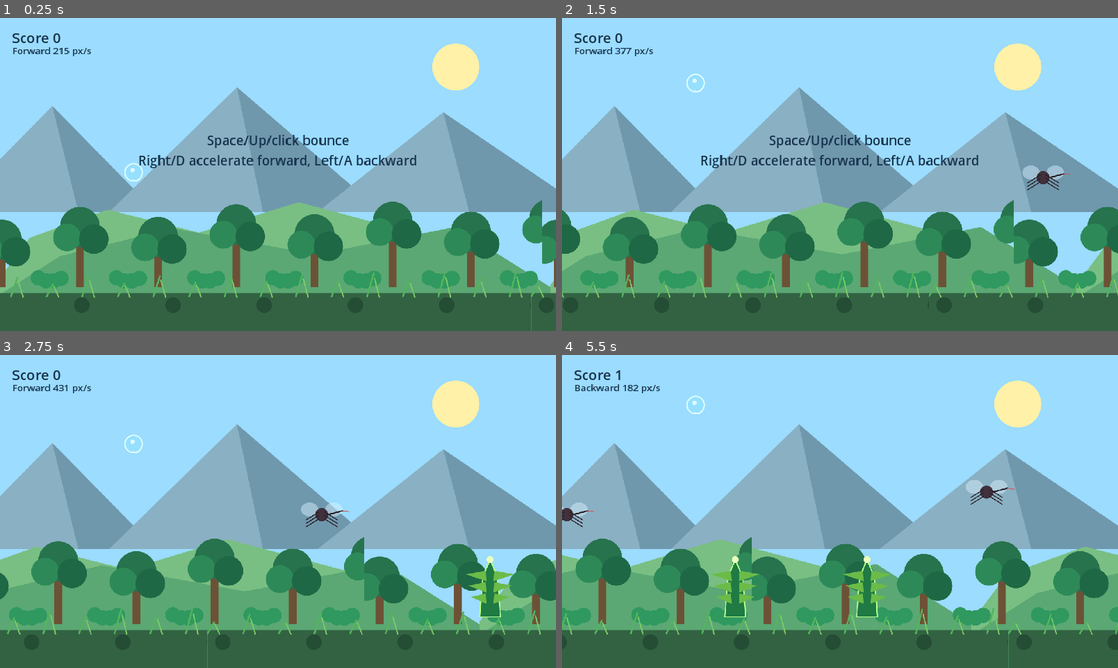
Above: before the commit, frames 1-4 (two rows, left to right).
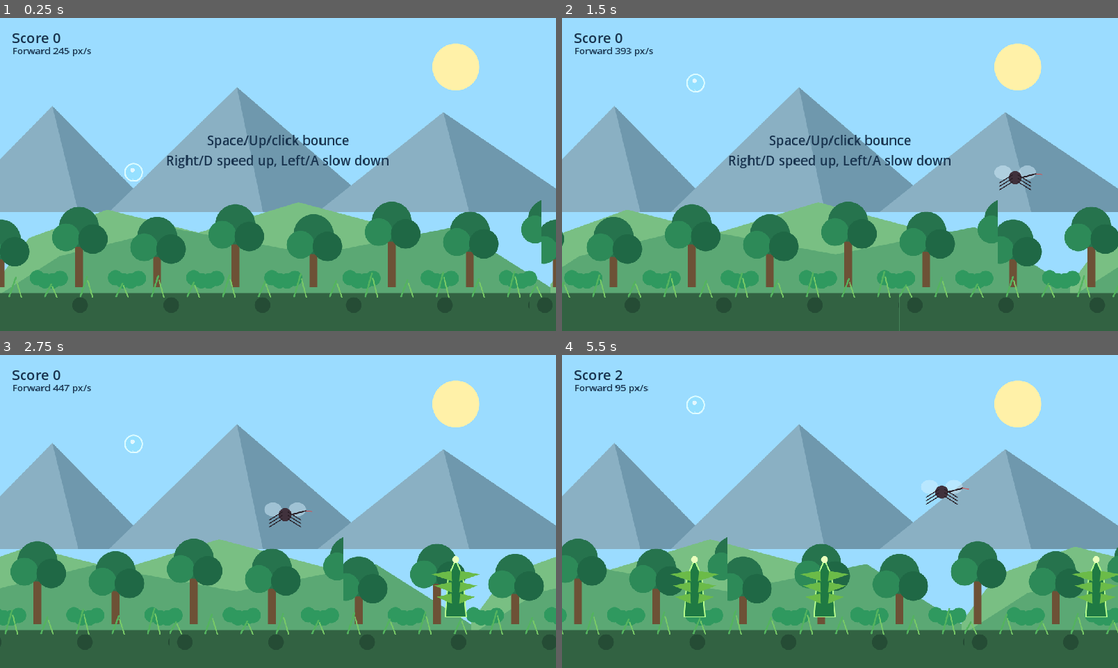
Above: after the commit, the same moments.

Repository: steinshuh/BubbleBriar
Game: Godot game, scene res://scenes/Main.tscn
Two runs of this game, one before a commit and one after it. Both use one fixed random seed, a clock stepped at 60 frames per second and the inputs below.
Inputs:
- Up to frame 1 (0.25 s): no input
- Up to frame 2 (1.5 s): tap Enter (ui_accept) at 0.5, 0.77, 1.07 s; hold Right 0.53-1.28 s; tap Space (bounce) at 0.6, 1.35 s; hold Left from 1.28 s (still down)
- Up to frame 3 (2.75 s): tap Enter (ui_accept) at 1.52, 1.82 s; release Left at 2.03 s; hold Right from 2.03 s (still down); tap Space (bounce) at 2.1 s
- Up to frame 4 (5.5 s): tap Space (bounce) every 0.75 s from 2.85 to 5.1 s; tap Enter (ui_accept) at 3.02, 3.32, 3.77, 4.07, 4.52, 4.82 s; release Right at 3.53 s; hold Left from 3.53 s (still down)

The runs differ from the first frame. In frame 1, 2.7% of the frame differs, in the area x 0-100%, y 9-100%; in frame 2, 14%; in frame 3, 16%; in frame 4, 18%, in the area x 0-100%, y 4-100%.

Commit message:
Make scroll rate adjustments temporary

Diff:
--- a/scripts/background_layer.gd
+++ b/scripts/background_layer.gd
@@ -20,7 +20,7 @@
 # It is computed from distance_feet instead of being entered directly.
 @export var speed_factor := 0.0
 # world_speed is the current scroll speed passed in by main.gd.
-# It can be positive for forward movement or negative for backward movement.
+# It stays positive, with Left/Right temporarily making it slower or faster.
 @export var world_speed := 0.0
 
 # viewport_size stores the current visible game area, used for drawing at the right size.
@@ -72,7 +72,7 @@
 
 # set_scroll_speed() lets main.gd change the current scrolling speed every frame.
 func set_scroll_speed(speed: float) -> void:
-	# Store the new speed. Positive scrolls the world left; negative scrolls it right.
+	# Store the new speed. Larger values scroll the world left faster.
 	world_speed = speed
 
 # _speed_factor_from_distance() converts notional feet into a parallax multiplier.
@@ -89,7 +89,7 @@
 	# A speed factor of 0.0 is the stationary sky/mountain layer, so it should not move.
 	if speed_factor > 0.0:
 		# Move the horizontal offset based on current speed, parallax factor, and frame time.
-		# fposmod() wraps both positive and negative scrolling into the 0..tile_width range.
+		# fposmod() wraps scrolling into the 0..tile_width range so the tiled image loops forever.
 		offset_x = fposmod(offset_x + world_speed * speed_factor * delta, tile_width)
 		# The offset changed, so the layer must be redrawn in its new position.
 		queue_redraw()
--- a/scripts/bubble.gd
+++ b/scripts/bubble.gd
@@ -81,7 +81,7 @@
 	velocity.y = min(velocity.y + GRAVITY * delta, MAX_FALL)
 	# Move the CharacterBody2D using Godot's built-in sliding movement.
 	move_and_slide()
-	# Keep the bubble's x coordinate constant; forward/backward input changes world scroll speed instead.
+	# Keep the bubble's x coordinate constant; Left/Right input changes only the world scroll rate.
 	position.x = fixed_x
 
 	# floor_y is the highest y position the bubble's bottom edge may touch.
--- a/scripts/main.gd
+++ b/scripts/main.gd
@@ -8,20 +8,20 @@
 const Bubble := preload("res://scripts/bubble.gd")
 const Obstacle := preload("res://scripts/obstacle.gd")
 
-# START_SCROLL_SPEED is the speed the game uses at the start of each run.
-# It matches the old fixed BASE_SPEED value so the game initially feels the same as before.
-const START_SCROLL_SPEED := 245.0
-# ACCELERATION is how quickly holding forward/backward changes the scroll speed.
-const ACCELERATION := 360.0
-# DRAG is how quickly the scroll speed eases back toward 0 when no horizontal key is held.
-const DRAG := 120.0
-# MAX_FORWARD_SPEED is the fastest forward scroll speed.
-const MAX_FORWARD_SPEED := 520.0
-# MAX_BACKWARD_SPEED is the fastest backward scroll speed.
-const MAX_BACKWARD_SPEED := -260.0
-# SPAWN_MIN is the shortest time, in seconds, between obstacle spawns at starting speed.
+# BASE_SCROLL_SPEED is the continual forward speed of the bubble through the world.
+# The bubble stays fixed on screen, so this speed is shown by scrolling the world left.
+const BASE_SCROLL_SPEED := 245.0
+# RATE_ADJUST_ACCEL is how quickly holding Left/Right changes the temporary speed adjustment.
+const RATE_ADJUST_ACCEL := 360.0
+# RATE_ADJUST_RETURN is how quickly the temporary adjustment eases back to 0 when no key is held.
+const RATE_ADJUST_RETURN := 220.0
+# MAX_SPEED_BONUS is the largest temporary speed increase above BASE_SCROLL_SPEED.
+const MAX_SPEED_BONUS := 220.0
+# MAX_SPEED_PENALTY is the largest temporary speed decrease below BASE_SCROLL_SPEED.
+const MAX_SPEED_PENALTY := -150.0
+# SPAWN_MIN is the shortest time, in seconds, between obstacle spawns at baseline speed.
 const SPAWN_MIN := 1.05
-# SPAWN_MAX is the longest time, in seconds, between obstacle spawns at starting speed.
+# SPAWN_MAX is the longest time, in seconds, between obstacle spawns at baseline speed.
 const SPAWN_MAX := 1.72
 
 # viewport_size stores the current window/game area size.
@@ -33,7 +33,10 @@
 var background_layers: Array[Node2D] = []
 # current_scroll_speed is the player's effective horizontal speed through the world.
 # The bubble's x position stays constant; this speed moves the world instead.
-var current_scroll_speed := START_SCROLL_SPEED
+var current_scroll_speed := BASE_SCROLL_SPEED
+# speed_adjustment is a temporary offset caused by holding Left/Right.
+# It returns to 0 when the player releases horizontal input.
+var speed_adjustment := 0.0
 # spawn_timer counts down every frame until it reaches zero and creates an obstacle.
 var spawn_timer := 0.0
 # score counts how many obstacles the bubble has successfully passed.
@@ -47,7 +50,7 @@
 
 # score_label is the UI text in the top-left corner.
 var score_label: Label
-# speed_label is the UI text that shows the current forward/backward scroll speed.
+# speed_label is the UI text that shows the current continual forward scroll speed.
 var speed_label: Label
 # prompt_label is the centered UI text for controls and game-over messages.
 var prompt_label: Label
@@ -82,18 +85,15 @@
 		# Stop here so no obstacles spawn and no score changes while the game is over.
 		return
 
-	# Read acceleration input and update the world scroll speed.
+	# Read Left/Right input and update the temporary world-speed adjustment.
 	_update_scroll_speed(delta)
 	# Send the new scroll speed to all parallax layers and active obstacles.
 	_apply_scroll_speed()
-	# Update the visible speed label so the player can see forward/backward movement.
+	# Update the visible speed label so the player can see the temporary rate change.
 	_update_speed_label()
 
-	# Only count spawn time while the player is moving forward.
-	# Backward movement scrolls existing objects back to the right instead of creating new hazards.
-	if current_scroll_speed > 0.0:
-		# Scale spawn countdown by speed so faster travel produces obstacles sooner by distance.
-		spawn_timer -= delta * (current_scroll_speed / START_SCROLL_SPEED)
+	# Scale spawn countdown by speed so faster travel produces obstacles sooner by distance.
+	spawn_timer -= delta * (current_scroll_speed / BASE_SCROLL_SPEED)
 	# When the timer reaches zero or below, it is time to create a new obstacle.
 	if spawn_timer <= 0.0:
 		# Add either a plant or mosquito to the scene.
@@ -113,24 +113,26 @@
 			# Update the visible score text.
 			score_label.text = "Score %d" % score
 
-# _update_scroll_speed() changes world speed from keyboard input.
+# _update_scroll_speed() changes the temporary world-speed adjustment from keyboard input.
 func _update_scroll_speed(delta: float) -> void:
-	# input_direction will be 1 for forward, -1 for backward, and 0 for no horizontal input.
+	# input_direction will be 1 for faster, -1 for slower, and 0 for no horizontal input.
 	var input_direction := 0.0
-	# Right arrow or D means accelerate forward through the level.
+	# Right arrow or D means temporarily increase the forward rate.
 	if Input.is_key_pressed(KEY_RIGHT) or Input.is_key_pressed(KEY_D):
 		input_direction += 1.0
-	# Left arrow or A means accelerate backward through the level.
+	# Left arrow or A means temporarily decrease the forward rate.
 	if Input.is_key_pressed(KEY_LEFT) or Input.is_key_pressed(KEY_A):
 		input_direction -= 1.0
-	# If the player is pressing forward or backward, accelerate in that direction.
+	# If the player is pressing Left or Right, move the temporary adjustment in that direction.
 	if input_direction != 0.0:
-		current_scroll_speed += input_direction * ACCELERATION * delta
-	# If no horizontal key is held, gradually reduce speed toward 0.
+		speed_adjustment += input_direction * RATE_ADJUST_ACCEL * delta
+	# If no horizontal key is held, ease the adjustment back to 0 so baseline motion resumes.
 	else:
-		current_scroll_speed = move_toward(current_scroll_speed, 0.0, DRAG * delta)
-	# Keep speed inside the allowed backward and forward limits.
-	current_scroll_speed = clamp(current_scroll_speed, MAX_BACKWARD_SPEED, MAX_FORWARD_SPEED)
+		speed_adjustment = move_toward(speed_adjustment, 0.0, RATE_ADJUST_RETURN * delta)
+	# Keep the temporary adjustment inside its allowed slower/faster range.
+	speed_adjustment = clamp(speed_adjustment, MAX_SPEED_PENALTY, MAX_SPEED_BONUS)
+	# The bubble always moves forward because the baseline speed is always included.
+	current_scroll_speed = BASE_SCROLL_SPEED + speed_adjustment
 
 # _apply_scroll_speed() sends current_scroll_speed to every node that scrolls horizontally.
 func _apply_scroll_speed() -> void:
@@ -140,15 +142,13 @@
 		layer.set_scroll_speed(current_scroll_speed)
 	# Update every active obstacle so hazards move with the same immediate foreground speed.
 	for obstacle in obstacles:
-		# Obstacle speed can be positive or negative, which moves it left or right.
+		# Obstacle speed is always positive because the world continually moves forward.
 		obstacle.speed = current_scroll_speed
 
 # _update_speed_label() displays current scroll speed in the UI.
 func _update_speed_label() -> void:
-	# Positive means forward, negative means backward.
-	var direction := "Forward" if current_scroll_speed >= 0.0 else "Backward"
-	# abs() hides the minus sign because the word already explains the direction.
-	speed_label.text = "%s %.0f px/s" % [direction, abs(current_scroll_speed)]
+	# Show the actual continual forward speed after temporary Left/Right adjustment.
+	speed_label.text = "Forward %.0f px/s" % current_scroll_speed
 
 # _build_world() creates the gameplay objects that are not already placed in Main.tscn.
 func _build_world() -> void:
@@ -166,7 +166,7 @@
 		var layer := BackgroundLayer.new()
 		# Tell the layer what to draw, how far away it is, current speed, and viewport size.
 		layer.setup(data[0], data[1], current_scroll_speed, viewport_size)
-		# Remember the layer so we can update its speed when the player accelerates.
+		# Remember the layer so we can update its speed when the rate adjustment changes.
 		background_layers.append(layer)
 		# Add the layer to the scene so Godot processes and draws it.
 		add_child(layer)
@@ -244,8 +244,10 @@
 	score = 0
 	# Mark the game as active again.
 	game_over = false
-	# Reset scroll speed to the old fixed speed so the beginning matches the original version.
-	current_scroll_speed = START_SCROLL_SPEED
+	# Reset the temporary rate adjustment so the run starts at baseline speed.
+	speed_adjustment = 0.0
+	# Reset scroll speed to the baseline speed.
+	current_scroll_speed = BASE_SCROLL_SPEED
 	# Send the reset speed to layers before the first new obstacle appears.
 	_apply_scroll_speed()
 	# Spawn the first obstacle shortly after the run begins.
@@ -255,7 +257,7 @@
 	# Reset the visible speed text.
 	_update_speed_label()
 	# Show the controls briefly at the beginning of a run.
-	prompt_label.text = "Space/Up/click bounce\nRight/D accelerate forward, Left/A backward"
+	prompt_label.text = "Space/Up/click bounce\nRight/D speed up, Left/A slow down"
 	# Reset the bubble's position, movement, opacity, and alive state.
 	bubble.setup(viewport_size)
 	# Wait 1.6 seconds before hiding the prompt.
--- a/scripts/obstacle.gd
+++ b/scripts/obstacle.gd
@@ -48,11 +48,10 @@
 
 # _process(delta) runs every rendered frame.
 func _process(delta: float) -> void:
-	# Move the obstacle left for positive speed or right for negative speed. Multiplying by delta makes movement frame-rate independent.
+	# Move the obstacle left by the current forward world speed. Multiplying by delta makes movement frame-rate independent.
 	position.x -= speed * delta
-	# Once the obstacle is far enough off either horizontal side, tell main.gd it can be removed.
-	# The right-side check matters when the player accelerates backward and the world scrolls right.
-	if position.x < -120.0 or position.x > viewport_size.x + 240.0:
+	# Once the obstacle is far enough off the left side, tell main.gd it can be removed.
+	if position.x < -120.0:
 		# Emit the escaped signal and pass this obstacle node as the argument.
 		escaped.emit(self)
 
Not shown, changed: README.md
